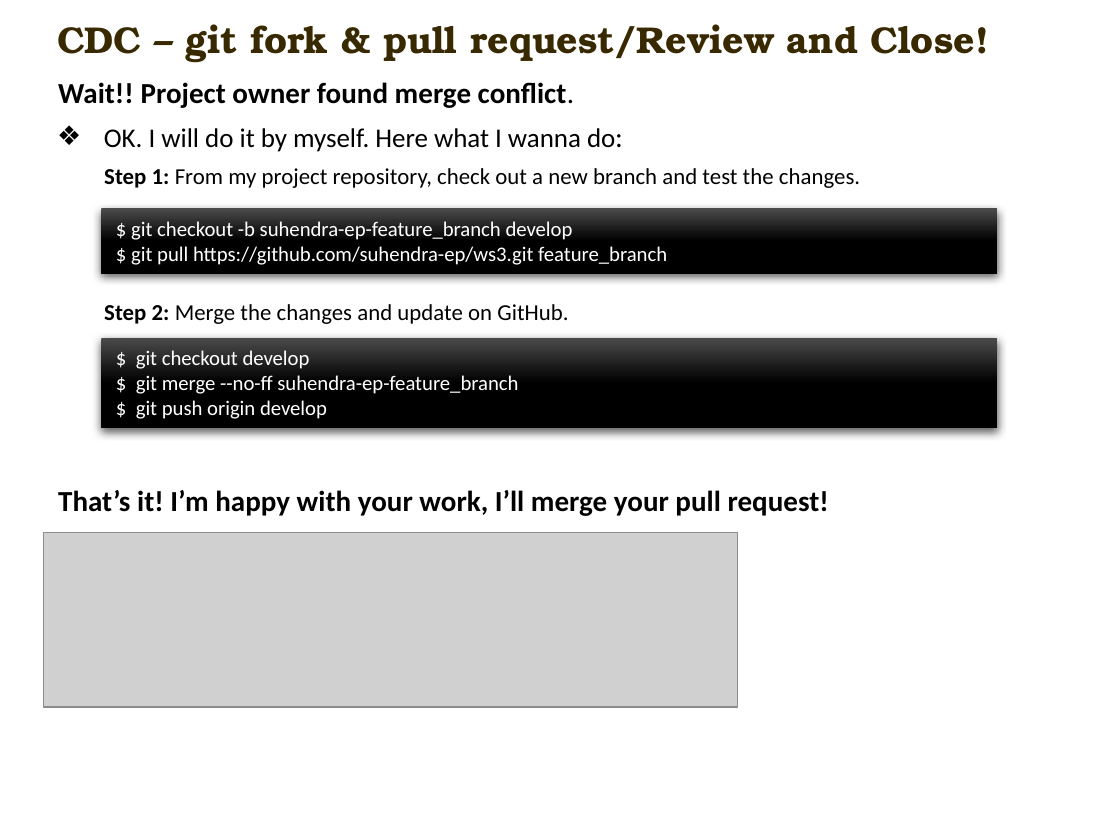
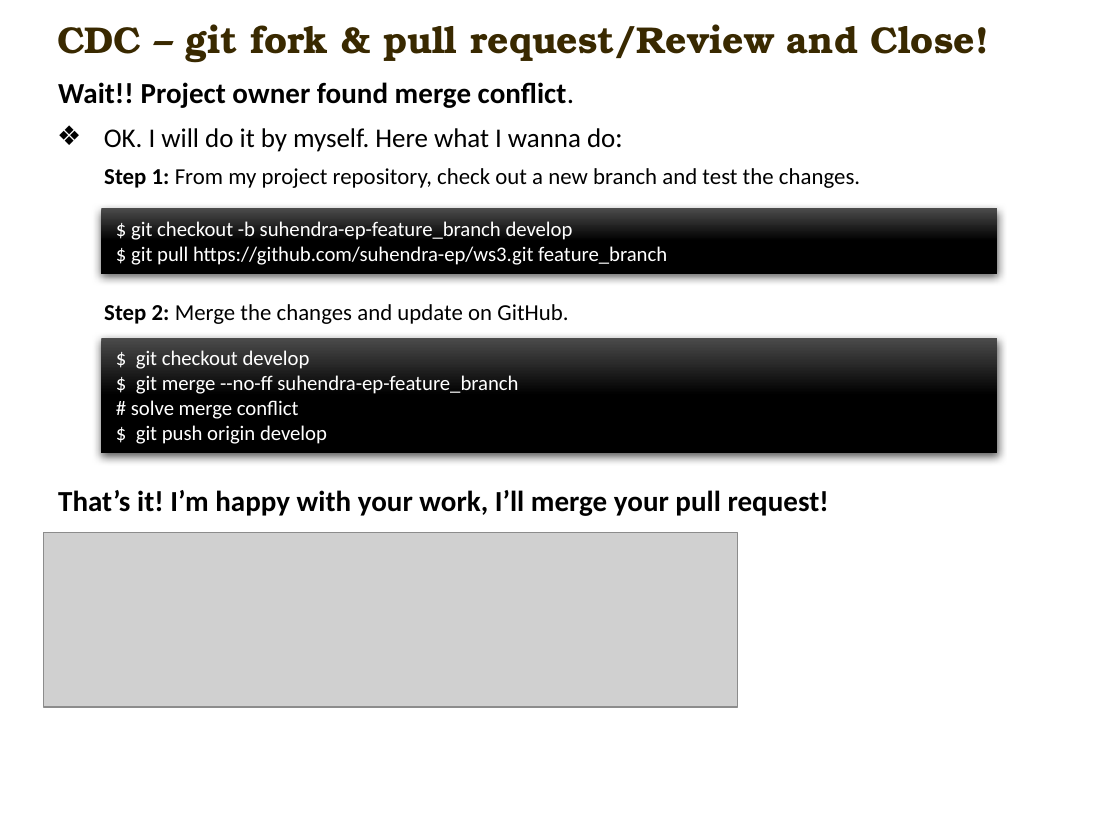
Before and after one commit to carlmitrais/wisdom, a slide deck: slide 11 of cdc_git_ws3.pptx. Drawn at 1120x840 pixels with LibreOffice and Linux fonts; fonts in the diff are those of the drawing; grey boxes stand for pictures; background and template pictures are left out. Boxes give left, top, right and bottom in pixels: in the first picture for what was removed or moved away, otherwise in the second. Text is boxed around its words. In the diff, an @@ line names an element or a change of style, - is before the commit and + after.

```diff
--- a/cdc_git_ws3.pptx
+++ b/cdc_git_ws3.pptx
@@ rectangle "$ git checkout develop": place and size @@
-rectangle "$ git checkout develop" at [102, 337, 998, 429]
+rectangle "$ git checkout develop" at [102, 337, 998, 452]
@@ text in rectangle at [131, 400, 299, 419]: paragraph added @@
+# solve merge conflict
```
